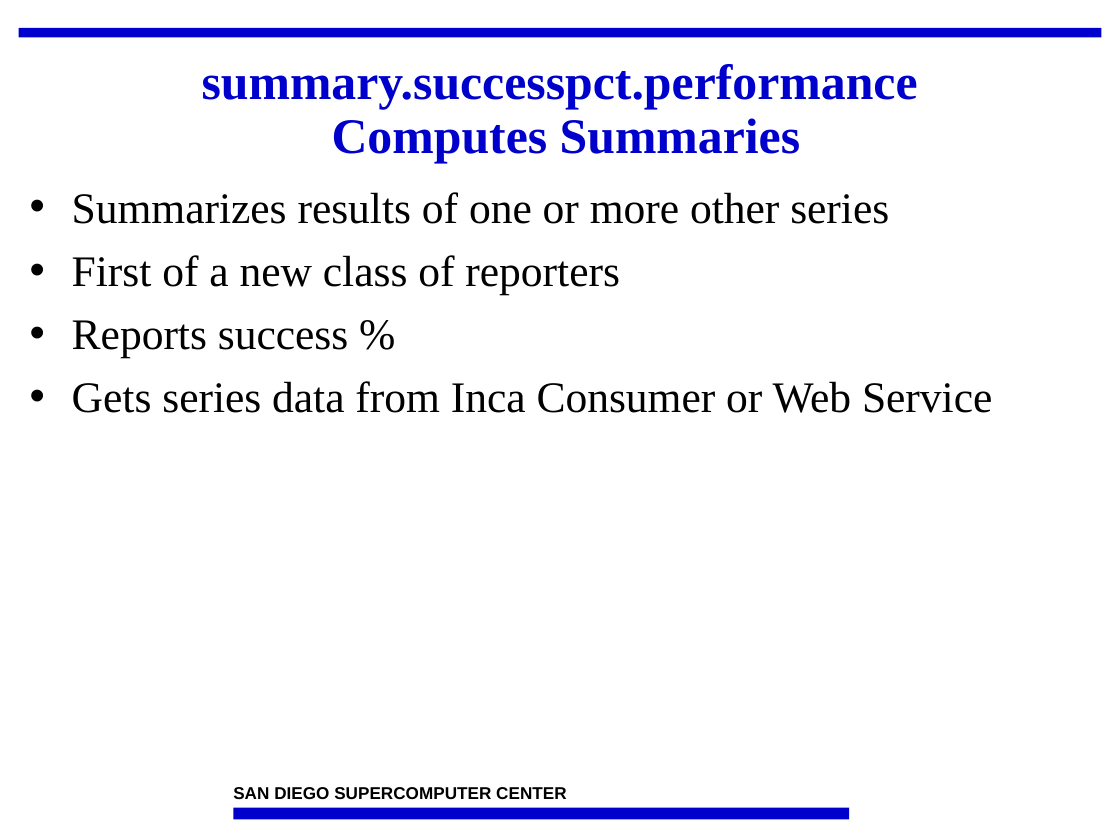
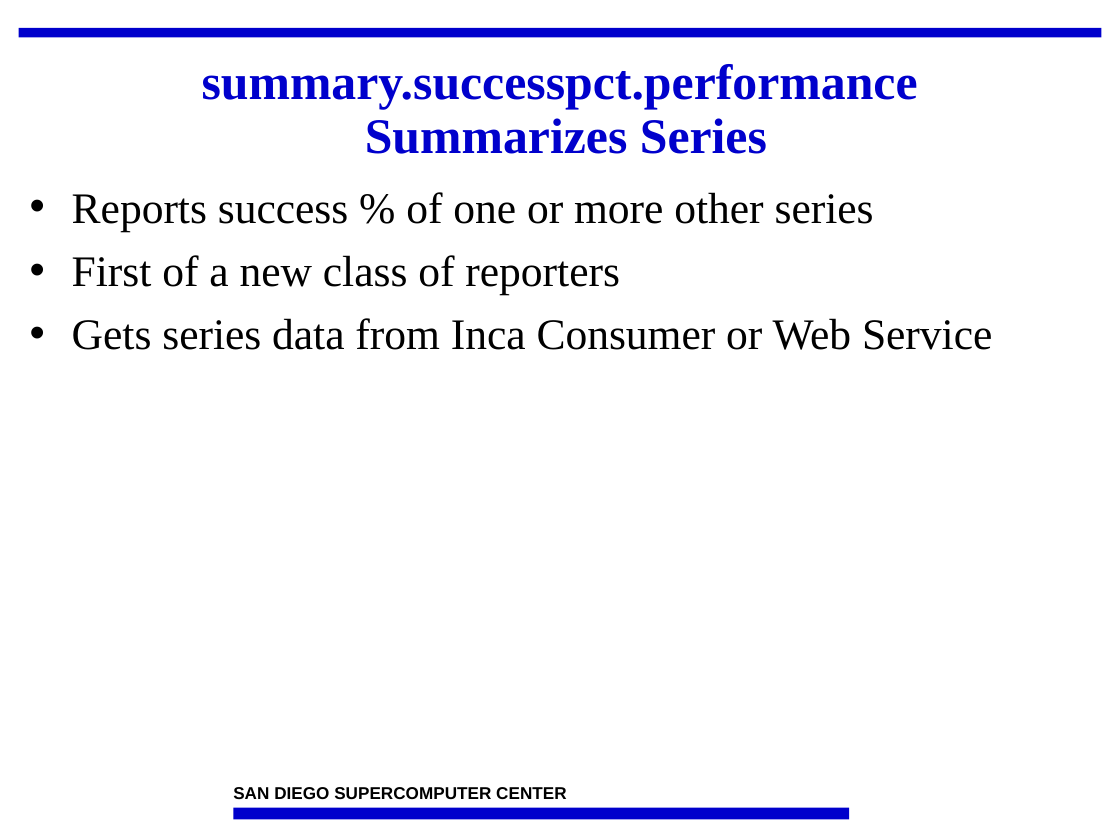
Before and after one commit to IncaProject/inca-xsede, a slide deck: slide 35 of talks/2008workshop/incaReporters.ppt (slide 34 before the commit). Drawn at 1120x840 pixels with LibreOffice and Linux fonts; fonts in the diff are those of the drawing; background and template pictures are left out. Boxes give left, top, right and bottom in pixels: in the first picture for what was removed or moved away, otherwise in the second. Text is boxed around its words. In the diff, an @@ line names an element or a change of style, - is before the commit and + after.

```diff
--- a/talks/2008workshop/incaReporters.ppt
+++ b/talks/2008workshop/incaReporters.ppt
@@ title at box(202, 64, 918, 154): text changed @@
-summary.successpct.performance
-Computes Summaries
+summary.successpct.performance
+Summarizes Series
@@ text at box(72, 192, 874, 231): text changed @@
-• Summarizes results of one or more other series
+• Reports success % of one or more other series
@@ text at box(72, 320, 348, 358): paragraph removed @@
-• Reports success %
```
Also in this commit, not shown: 13 other slides changed, 1 slide added.
